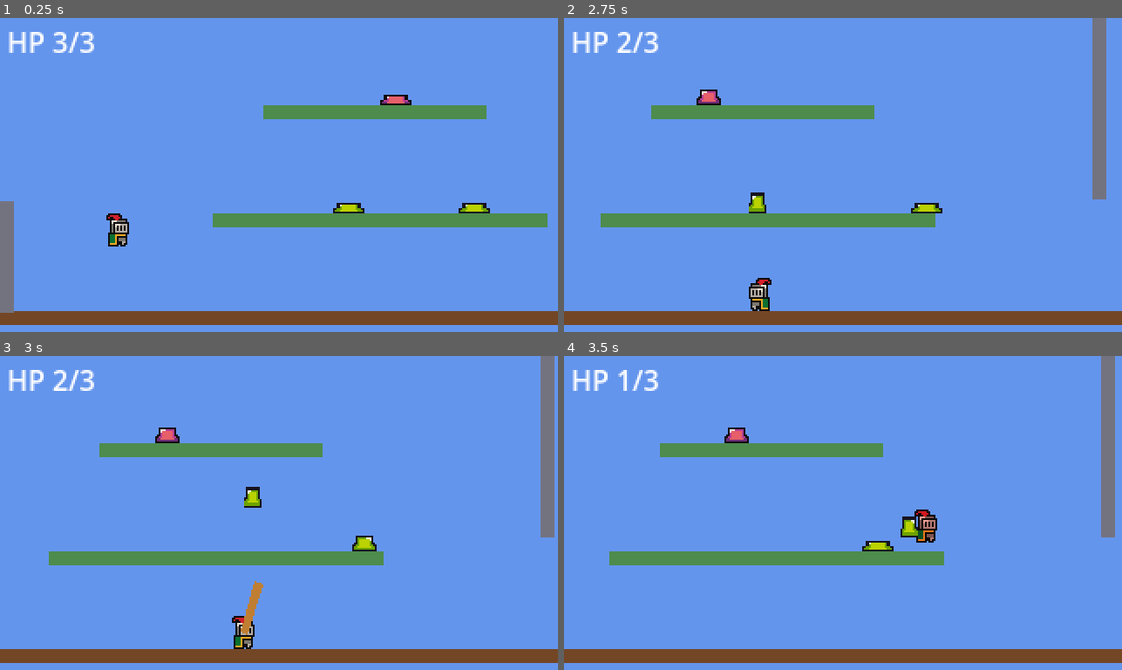
Above: before the commit, frames 1-4 (two rows, left to right).
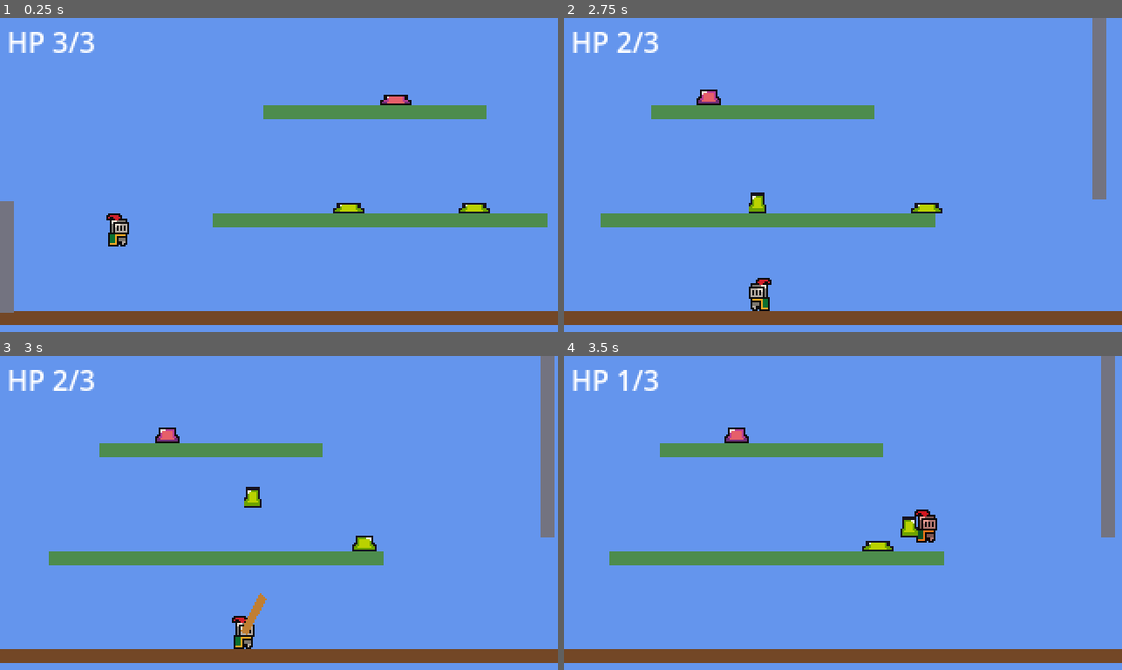
Above: after the commit, the same moments.

Repository: SolutionsByCarson/ScratchPad
Game: Godot game, scene res://scenes/main.tscn
Same seed, same stepped clock (60 frames per second), same inputs: the game is played once before the commit and once after it.
Inputs:
- Up to frame 1 (0.25 s): no input
- Up to frame 2 (2.75 s): hold D (move_right) 0.53-2.03 s; tap Shift (dash) at 0.6 s; tap Space (jump) at 0.77, 1.52 s; tap J (shoot) at 1.35 s; hold A (move_left) from 2.03 s (still down); hold S (slam) from 2.03 s (still down)
- Up to frame 3 (3 s): release A (move_left) at 2.78 s; release S (slam) at 2.78 s; hold D (move_right) from 2.78 s (still down); tap H (swing) at 2.85 s
- Up to frame 4 (3.5 s): keep holding D (move_right); tap Space (jump) at 3.02 s

Frames 1-2 are identical in both runs. In frame 3, 0.2% of the frame differs, in the area x 43-48%, y 71-89%; in frame 4, nothing differs.

Commit message:
Bat tuning: shorter (30→24px), ~15% faster (0.13→0.11s swing, 0.28→0.24s cooldown). Direction now also picks up move_left/move_right when no vertical modifier is held; defaults to player facing when no direction is pressed. Lob plays layered tap + power_up via new Audio.play_sfx_layered (no true baseball-hit SFX in the project, so this stacks the two closest shorts to approximate the crack).

Diff:
--- a/scripts/audio.gd
+++ b/scripts/audio.gd
@@ -33,3 +33,14 @@
 	if SFX.has(sfx_name):
 		_sfx_player.stream = SFX[sfx_name]
 		_sfx_player.play()
+
+
+func play_sfx_layered(sfx_name: String) -> void:
+	if not SFX.has(sfx_name):
+		return
+	var p := AudioStreamPlayer.new()
+	p.stream = SFX[sfx_name]
+	p.volume_db = -9.0
+	add_child(p)
+	p.finished.connect(p.queue_free)
+	p.play()
--- a/scripts/player.gd
+++ b/scripts/player.gd
@@ -39,8 +39,8 @@
 const INVULN_TIME := 1.0
 const FALL_DEATH_Y := 350.0
 
-const SWING_DURATION := 0.13
-const SWING_COOLDOWN := 0.28
+const SWING_DURATION := 0.11
+const SWING_COOLDOWN := 0.24
 const SWING_REACH_BASE := 36.0
 const SWING_REACH_PER_CHARGE := 4.0
 const SWING_KNOCKBACK_ENEMY_BASE := 320.0
@@ -48,7 +48,7 @@
 const SWING_CHARGE_MAX := 5.0
 const SWING_CHARGE_KB_MULT_PER_SEC := 0.4
 const SWING_DAMAGE := 1
-const SWING_BAT_LENGTH := 30.0
+const SWING_BAT_LENGTH := 24.0
 const SWING_BAT_THICKNESS := 5.0
 const SWING_BAT_COLOR := Color(0.75, 0.5, 0.2, 1.0)
 const SWING_BAT_FULL_COLOR := Color(1.0, 0.3, 0.15, 1.0)
@@ -544,6 +544,7 @@
 	grenade.direction = 0.0
 	get_parent().add_child(grenade)
 	Audio.play_sfx("tap")
+	Audio.play_sfx_layered("power_up")
 	var lob_speed: float = SWING_LOB_BASE_SPEED * (1.0 + charge_seconds * SWING_LOB_MULT_PER_SEC)
 	if grenade.has_method("apply_knockback"):
 		grenade.apply_knockback(dir.x * lob_speed, dir.y * lob_speed)
@@ -582,6 +583,10 @@
 		return Vector2(0.0, -1.0)
 	if Input.is_action_pressed("slam"):
 		return Vector2(0.0, 1.0)
+	if Input.is_action_pressed("move_left"):
+		return Vector2(-1.0, 0.0)
+	if Input.is_action_pressed("move_right"):
+		return Vector2(1.0, 0.0)
 	return Vector2(_facing, 0.0)
 
 
